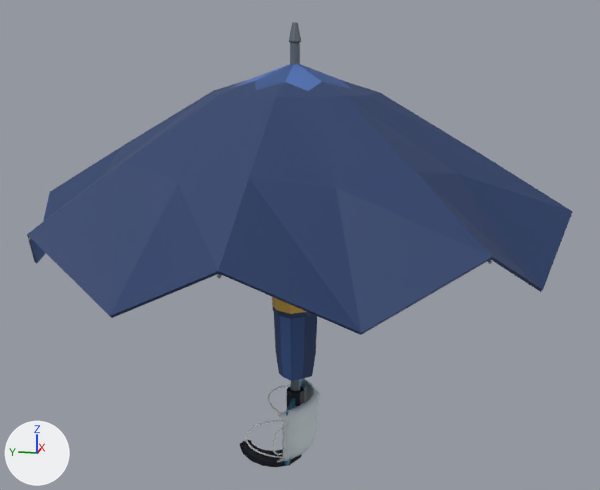
Two versions of the Blender file assets/items.blend, one commit apart.
Camera for both pictures: a camera (50 mm lens) standing at (-0.712, -0.147, 0.349) and looking at (0.004, -0.004, 0.17). Arrows for +X, +Y and +Z are at lower left; the lights stay in place. The older version comes first.

The scene before the commit, as lines of its bpy script (objects in view):
```python
ob_itm06_mask = bpy.data.objects.new('ITM06_Mask', me_itm06_mask)
ob_itm06_mask.location = (0.0, 0.0, 0.0)
ob_itm09_umbrella = bpy.data.objects.new('ITM09_Umbrella', me_itm09_umbrella)
ob_itm09_umbrella.location = (0.0, 0.0, 0.0)
ob_itm09_umbrellaopen = bpy.data.objects.new('ITM09_UmbrellaOpen', me_itm09_umbrellaopen)
ob_itm09_umbrellaopen.location = (0.0, 0.0, 0.0)
```
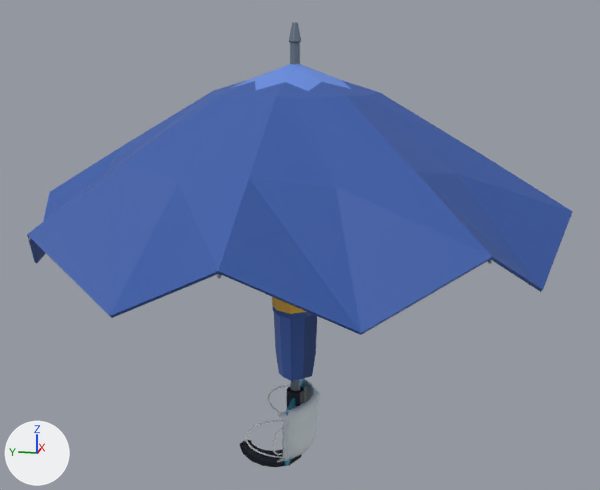
What differs and where, as boxes (x1, y1, x2, y2) in the pictures (600 x 490 px):
part 1 of me_itm09_umbrellaopen, recoloured
    both: (233, 64, 343, 91)
part 2 of me_itm09_umbrellaopen, recoloured (lighter)
    both: (255, 64, 351, 90)
part 3 of me_itm09_umbrellaopen, recoloured (dark blue to blue)
    both: (27, 80, 573, 335)

Edits to the bpy script that builds the scene:
```text
Add mat_itm_umblit:
    mat_itm_umblit = principled_material('ITM_UmbLit')
    mat_itm_umblit.base_color = (0.133, 0.262, 0.745)  # blue #668ce0
    mat_itm_umblit.roughness = 0.66
Add mat_itm_umbdark:
    mat_itm_umbdark = principled_material('ITM_UmbDark')
    mat_itm_umbdark.base_color = (0.0369, 0.105, 0.392)  # blue #365ba8
    mat_itm_umbdark.roughness = 0.66
Change me_itm09_umbrellaopen:
    where me_itm09_umbrellaopen.from_pydata(...)  # 636 vertices, 674 faces; spans x -0.236..0.236, y -0.236..0.236, z -0.051..0.364
    used by ob_itm09_umbrellaopen; location = (0.0, 0.0, 0.0)
    me_itm09_umbrellaopen part 1: 8 of the faces centred in x -0.044..0.044, y -0.044..0.044, z 0.314 switch from mat_itm_umbcanopy (blue #4a6fb3) to mat_itm_umblit (blue #668ce0)
    me_itm09_umbrellaopen part 2: 8 of the faces centred in x -0.044..0.044, y -0.044..0.044, z 0.314 switch from mat_itm_umbfoldlit (blue #35548d) to mat_itm_umblit (blue #668ce0)
    me_itm09_umbrellaopen part 3: all 64 faces that had it switch from mat_itm_umbfold (dark blue #253d6a) to mat_itm_umbdark (blue #365ba8)
```
